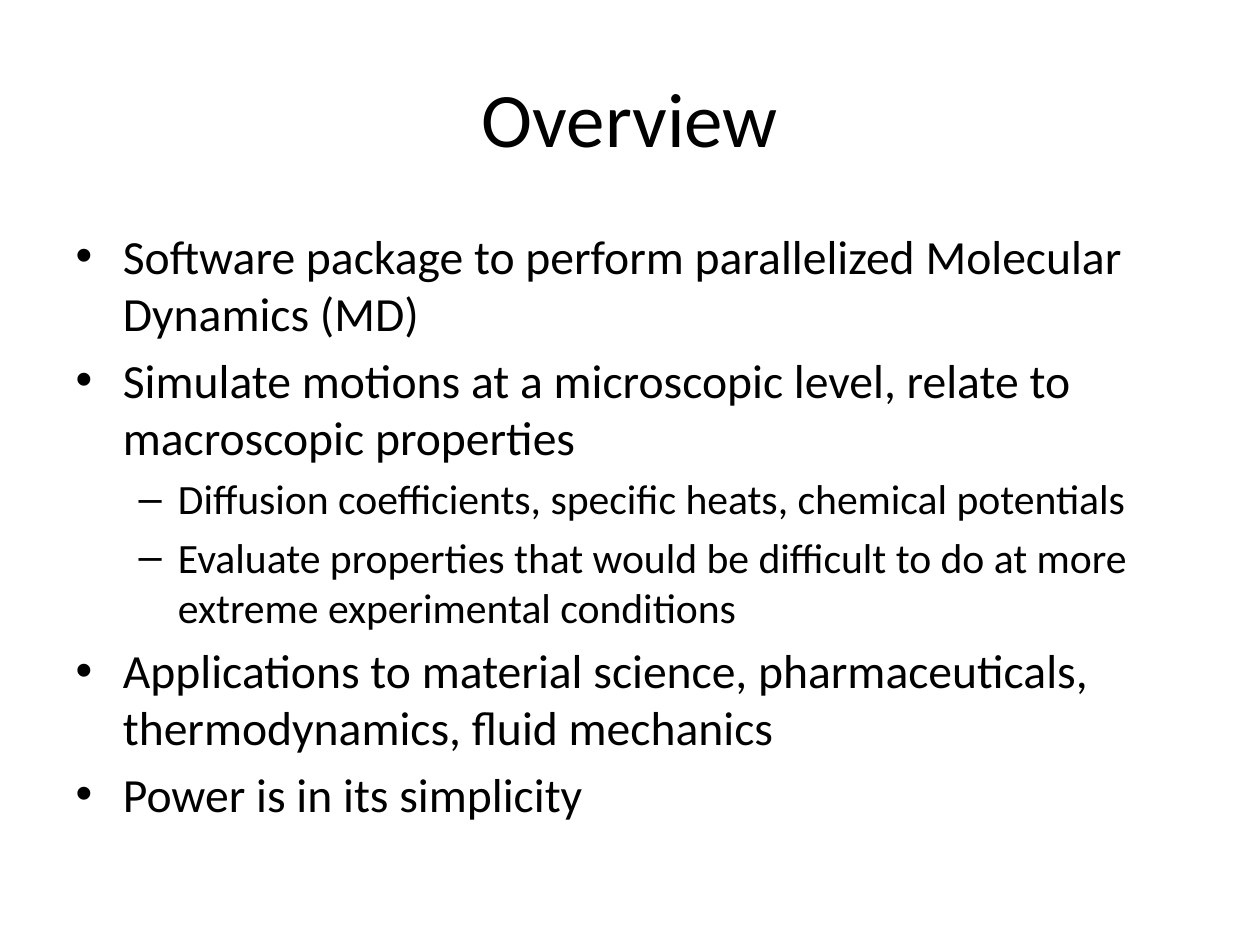
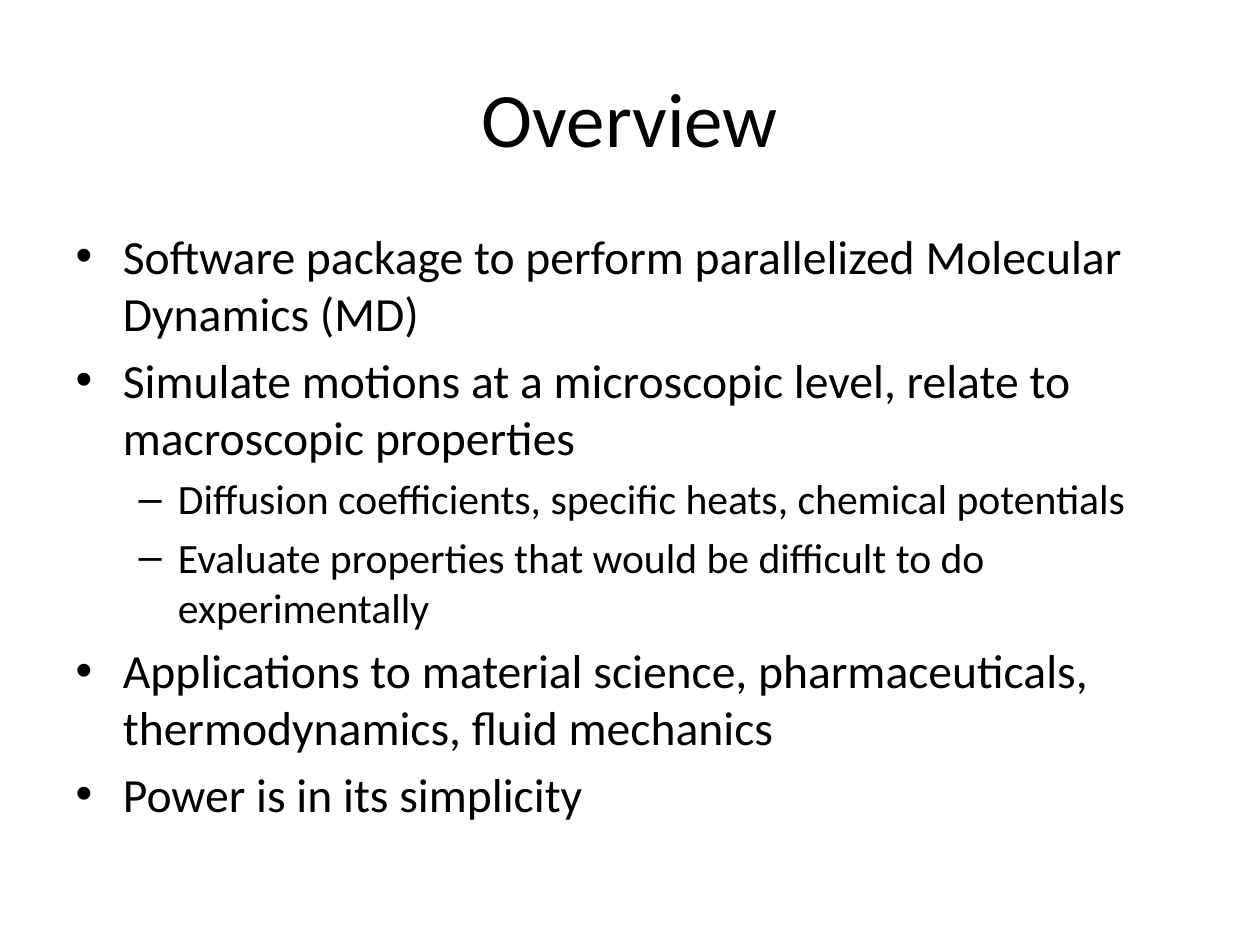
Before and after one commit to PrincetonUniversity/PrincetonCBEMDMPI, a slide deck: slide 2 of designreview/designreview.pptx. Drawn at 1260x945 pixels with LibreOffice and Linux fonts; fonts in the diff are those of the drawing. Boxes give left, top, right and bottom in pixels: in the first picture for what was removed or moved away, otherwise in the second. Text is boxed around its words. In the diff, an @@ line names an element or a change of style, - is before the commit and + after.

```diff
--- a/designreview/designreview.pptx
+++ b/designreview/designreview.pptx
@@ text at [178, 544, 985, 630]: text changed @@
-  – Evaluate properties that would be difficult to do at more extreme experimental conditions
+  – Evaluate properties that would be difficult to do experimentally
```
Also in this commit, not shown: 7 other slides changed, 2 slides removed.
